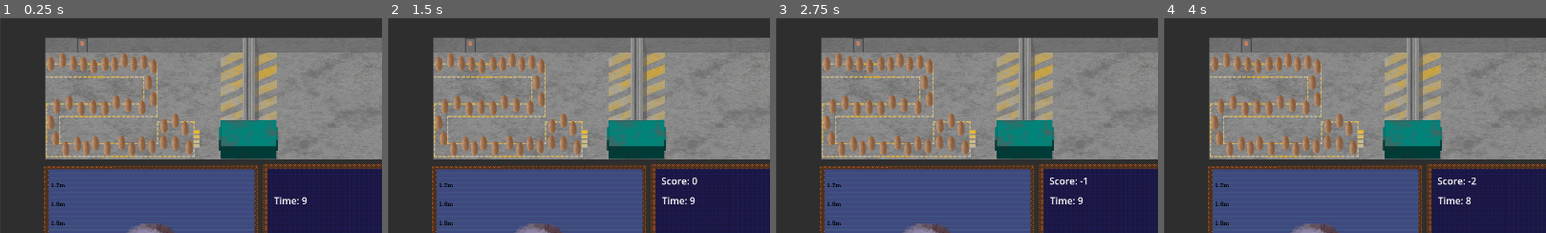
Above: before the commit, frames 1-4 (left to right).
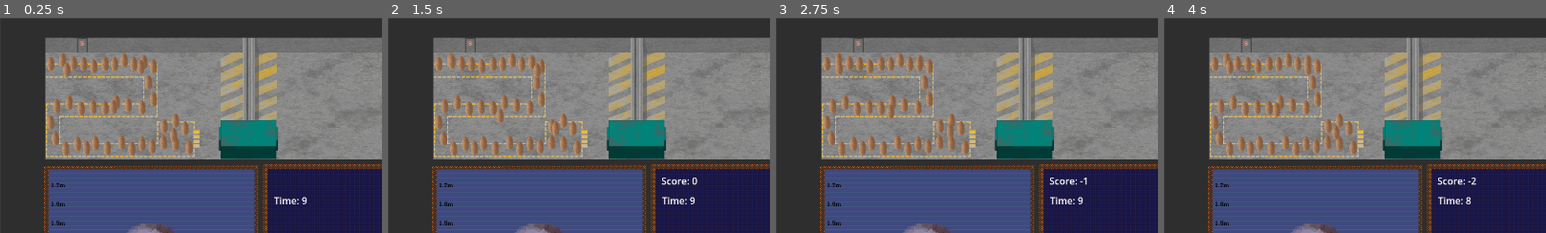
Above: after the commit, the same moments.

Repository: Lost-Rabbit-Digital/SpudCustoms
Game: Godot game, scene res://mainGame.tscn
Same seed, same stepped clock (60 frames per second), same inputs: the game is played once before the commit and once after it.
Inputs:
- Up to frame 1 (0.25 s): no input
- Up to frame 2 (1.5 s): click "Welcome to Taterland!" at 0.5 s; click "Welcome to Taterland!" at 1.25 s
- Up to frame 3 (2.75 s): click "Welcome to Taterland!" at 2 s
- Up to frame 4 (4 s): click "NO ENTRY!" at 2.75 s
The pictures show only the part of the screen within x 0-50%, y 0-50%; the shares and areas given below are measured in that part.

The runs differ from the first frame. In frame 1, 0.4% of the frame differs, in the area x 16-47%, y 19-58%; in frame 2, 0.3%; in frame 3, 0.3%; in frame 4, 0.4%.

Commit message:
Adding wandering potato people to line

Diff:
--- /dev/null
+++ b/PotatoPerson.gd
@@ -0,0 +1,32 @@
+extends Node2D
+
+var original_position: Vector2
+var max_distance: float = 10.0  # Maximum distance from origin
+var speed: float = 20.0  # Movement speed
+var direction: Vector2 = Vector2.ZERO
+var change_direction_time: float = 2.0  # Time before changing direction
+var timer: float = 0.0
+
+func _ready() -> void:
+	original_position = global_position
+	randomize()  # Initialize random number generator
+	change_direction()
+
+func _process(delta: float) -> void:
+	timer += delta
+	if timer >= change_direction_time:
+		change_direction()
+		timer = 0.0
+
+	var movement = direction * speed * delta
+	var new_position = global_position + movement
+
+	# Check if new position is within bounds
+	if new_position.distance_to(original_position) <= max_distance:
+		global_position = new_position
+	else:
+		# If out of bounds, move back towards the origin
+		direction = (original_position - global_position).normalized()
+
+func change_direction() -> void:
+	direction = Vector2(randf_range(-1, 1), randf_range(-1, 1)).normalized()
--- a/PotatoPerson.tscn
+++ b/PotatoPerson.tscn
@@ -1,17 +1,17 @@
-[gd_scene load_steps=3 format=3 uid="uid://c07b46wsf1fc1"]
+[gd_scene load_steps=4 format=3 uid="uid://c07b46wsf1fc1"]
 
 [ext_resource type="Texture2D" uid="uid://ktervefvniim" path="res://potatoes/bodies/russet_burbank_body.png" id="1_6fgjm"]
+[ext_resource type="Script" path="res://PotatoPerson.gd" id="1_ftltf"]
 
 [sub_resource type="CapsuleShape2D" id="CapsuleShape2D_v1hgv"]
 radius = 30.0
 height = 116.0
 
 [node name="Node2D (PotatoPerson)" type="Node2D"]
+script = ExtResource("1_ftltf")
 
 [node name="Sprite2D" type="Sprite2D" parent="."]
-position = Vector2(289, 173)
 texture = ExtResource("1_6fgjm")
 
 [node name="CollisionShape2D" type="CollisionShape2D" parent="."]
-position = Vector2(289, 173)
 shape = SubResource("CapsuleShape2D_v1hgv")
--- a/mainGame.tscn
+++ b/mainGame.tscn
@@ -8,6 +8,7 @@
 [ext_resource type="Texture2D" uid="uid://blc1si6nool21" path="res://world_panel.png" id="5_h10h2"]
 [ext_resource type="Texture2D" uid="uid://bca3wt2f8plkr" path="res://potatoes/heads/purple_majesty_head.png" id="7_0jh12"]
 [ext_resource type="Texture2D" uid="uid://kjlwp8d6npbd" path="res://Potato_line.png" id="8_s0lh3"]
+[ext_resource type="PackedScene" uid="uid://c07b46wsf1fc1" path="res://PotatoPerson.tscn" id="9_bxbx1"]
 
 [node name="Node2D" type="Node2D"]
 script = ExtResource("1_s4bva")
@@ -98,6 +99,22 @@
 position = Vector2(648, 134)
 texture = ExtResource("8_s0lh3")
 
+[node name="Node2D (PotatoPerson)4" parent="." instance=ExtResource("9_bxbx1")]
+position = Vector2(288, 192)
+scale = Vector2(0.2, 0.2)
+
+[node name="Node2D (PotatoPerson)2" parent="." instance=ExtResource("9_bxbx1")]
+position = Vector2(241, 84)
+scale = Vector2(0.2, 0.2)
+
+[node name="Node2D (PotatoPerson)3" parent="." instance=ExtResource("9_bxbx1")]
+position = Vector2(189, 154)
+scale = Vector2(0.2, 0.2)
+
+[node name="Node2D (PotatoPerson)" parent="." instance=ExtResource("9_bxbx1")]
+position = Vector2(110, 82)
+scale = Vector2(0.2, 0.2)
+
 [connection signal="timeout" from="Timer" to="." method="_on_timer_timeout"]
 [connection signal="pressed" from="Button (WelcomeButton)" to="." method="_on_button_welcome_button_pressed"]
 [connection signal="pressed" from="Button (NoEntryButton)" to="." method="_on_button_no_entry_button_pressed"]
Not shown: 1 places in mainGame.tscn that only renumber resources
